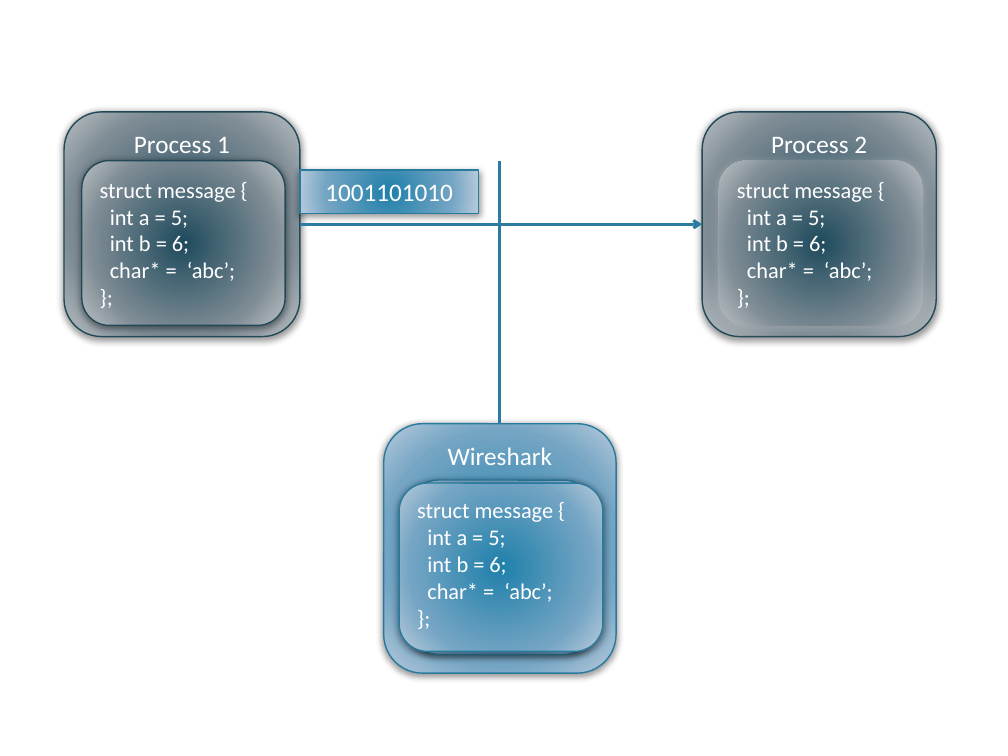
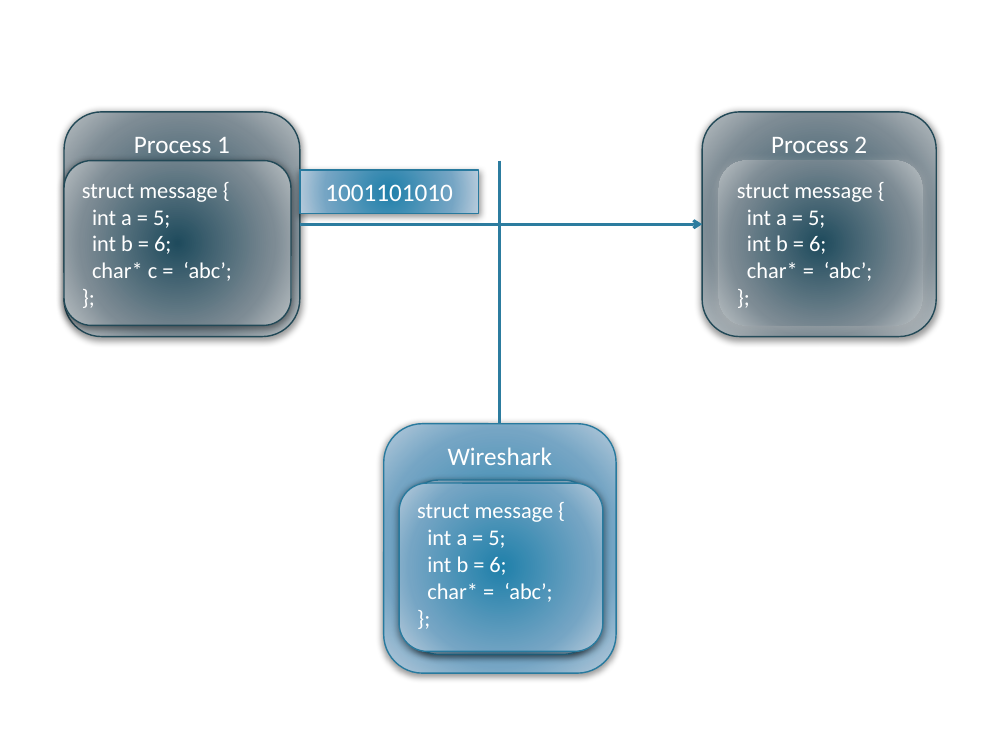
Before and after one commit to eventh/kpro9, a slide deck: slide 8 of presentation/TDT4290_FinalPresentasjon.pptx (slide 7 before the commit). Drawn at 1008x756 pixels with LibreOffice and Linux fonts; fonts in the diff are those of the drawing; background and template pictures are left out. Boxes give left, top, right and bottom in pixels: in the first picture for what was removed or moved away, otherwise in the second. Text is boxed around its words. In the diff, an @@ line names an element or a change of style, - is before the commit and + after.

```diff
--- a/presentation/TDT4290_FinalPresentasjon.pptx
+++ b/presentation/TDT4290_FinalPresentasjon.pptx
@@ rounded rectangle "struct message {": place and size @@
-rounded rectangle "struct message {" at [82, 160, 285, 326]
+rounded rectangle "struct message {" at [65, 160, 291, 326]
@@ text in rounded rectangle at [92, 262, 231, 281]: text changed @@
-char* = ‘abc’;
+char* c = ‘abc’;
```
Also in this commit, not shown: 2 other slides changed, 3 slides removed.
